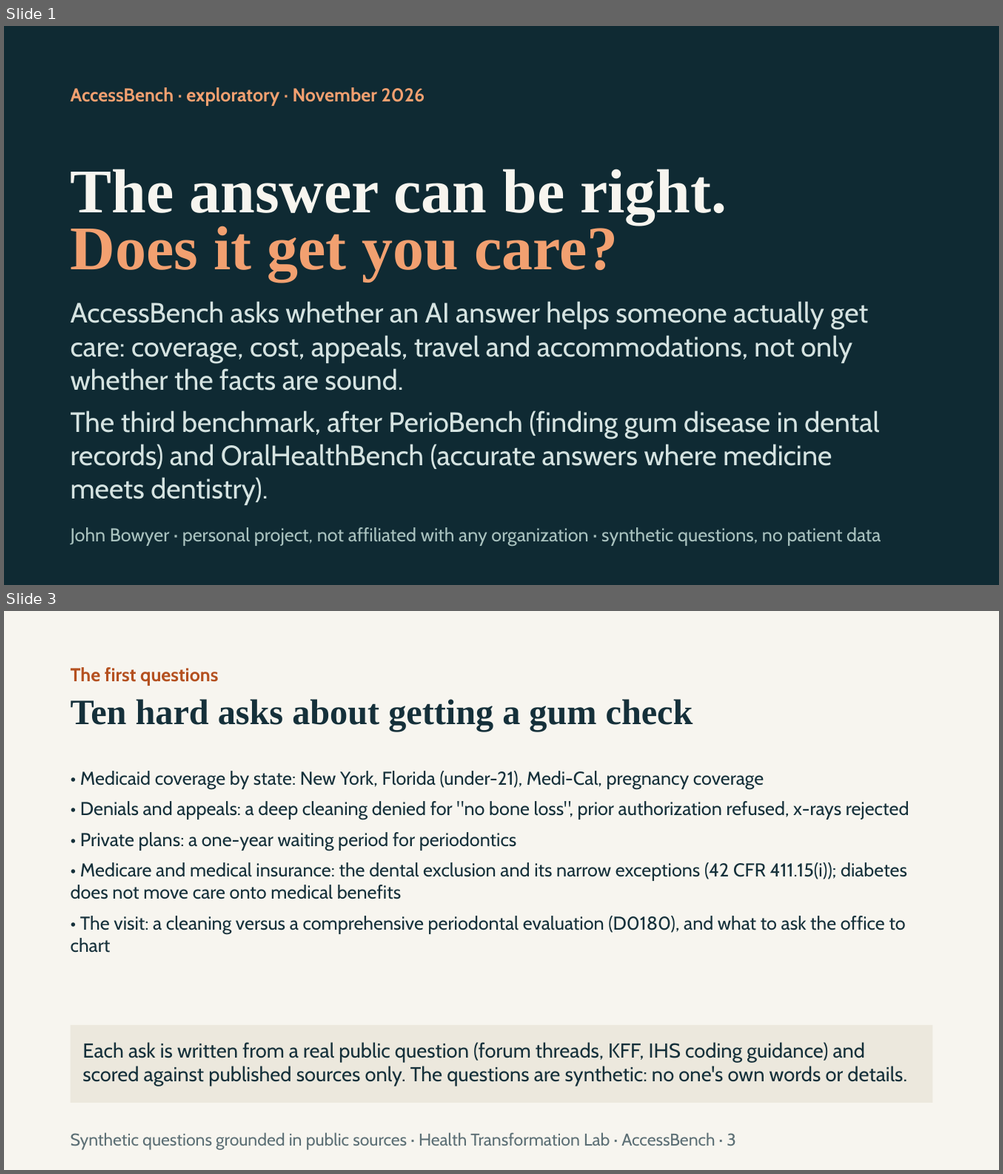
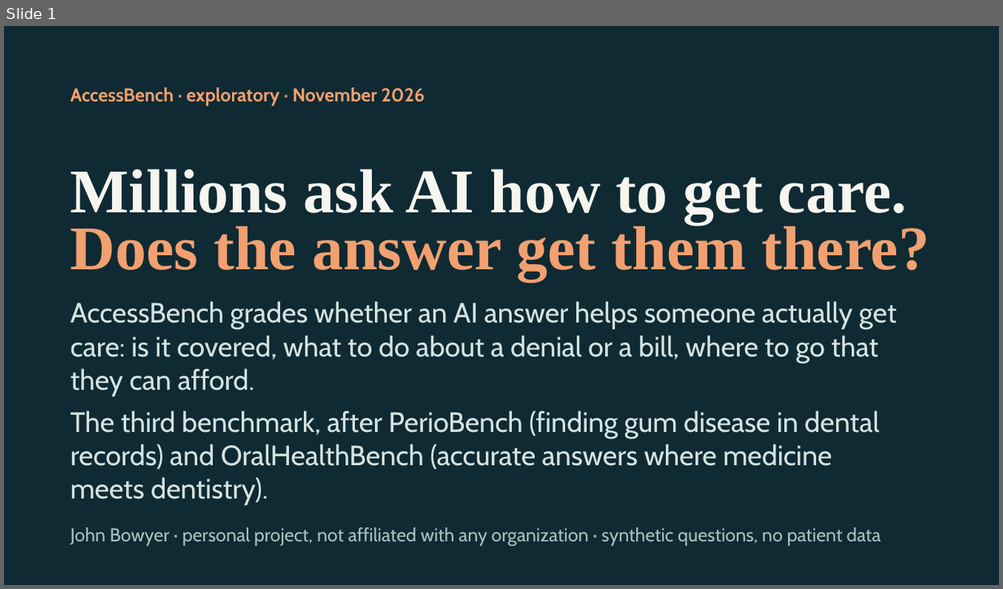
Before and after one commit to healthtransformationlab/health-transformation-lab-nlp, a slide deck: docs/access/access_bench.pptx. Shown one above the other, each under a label of ours: slides 1 and 3 before the commit, slide 1 after it; the slides between them are not shown. The pictures are 1003x1174 and 1003x589 pixels, drawn with LibreOffice and Linux fonts; fonts in the diff are those of the drawing. Boxes give left, top, right and bottom in pixels: in the first picture for what was removed or moved away, otherwise in the second. Text is boxed around its words. In the diff, an @@ line names an element or a change of style, - is before the commit and + after.

```diff
--- a/docs/access/access_bench.pptx
+++ b/docs/access/access_bench.pptx
@@ slide 3 removed at <box>4,611,999,1170</box>, background #F7F5EF @@
@@ text removed at <box>71,667,218,686</box> @@
-The first questions
@@ text removed at <box>71,699,693,731</box> @@
-Ten hard asks about getting a gum check
@@ text removed at <box>71,771,909,953</box> @@
-• Medicaid coverage by state: New York, Florida (under-21), Medi-Cal, pregnancy coverage
-• Denials and appeals: a deep cleaning denied for "no bone loss", prior authorization refused, x-rays rejected
-• Private plans: a one-year waiting period for periodontics
-• Medicare and medical insurance: the dental exclusion and its narrow exceptions (42 CFR 411.15(i)); diabetes does not move care onto medical benefits
-• The visit: a cleaning versus a comprehensive periodontal evaluation (D0180), and what to ask the office to chart
@@ rectangle removed at <box>71,1026,933,1103</box> @@
-Each ask is written from a real public question (forum threads, KFF, IHS coding guidance) and scored against published sources only. The questions are synthetic: no one's own words or details.
@@ text removed at <box>71,1133,736,1150</box> @@
-Synthetic questions grounded in public sources · Health Transformation Lab · AccessBench · 3
@@ slide 1 changed as well @@
@@ text at <box>71,169,906,224</box>: text changed @@
-The answer can be right.
+Millions ask AI how to get care.
@@ text at <box>71,221,929,281</box>: text changed @@
-Does it get you care?
+Does the answer get them there?
@@ text at <box>71,301,896,397</box>: text changed @@
-AccessBench asks whether an AI answer helps someone actually get care: coverage, cost, appeals, travel and accommodations, not only whether the facts are sound.
+AccessBench grades whether an AI answer helps someone actually get care: is it covered, what to do about a denial or a bill, where to go that they can afford.
```
Also in this commit, not shown: 3 other slides changed, 4 slides added, 2 other slides removed, 19 other files.
